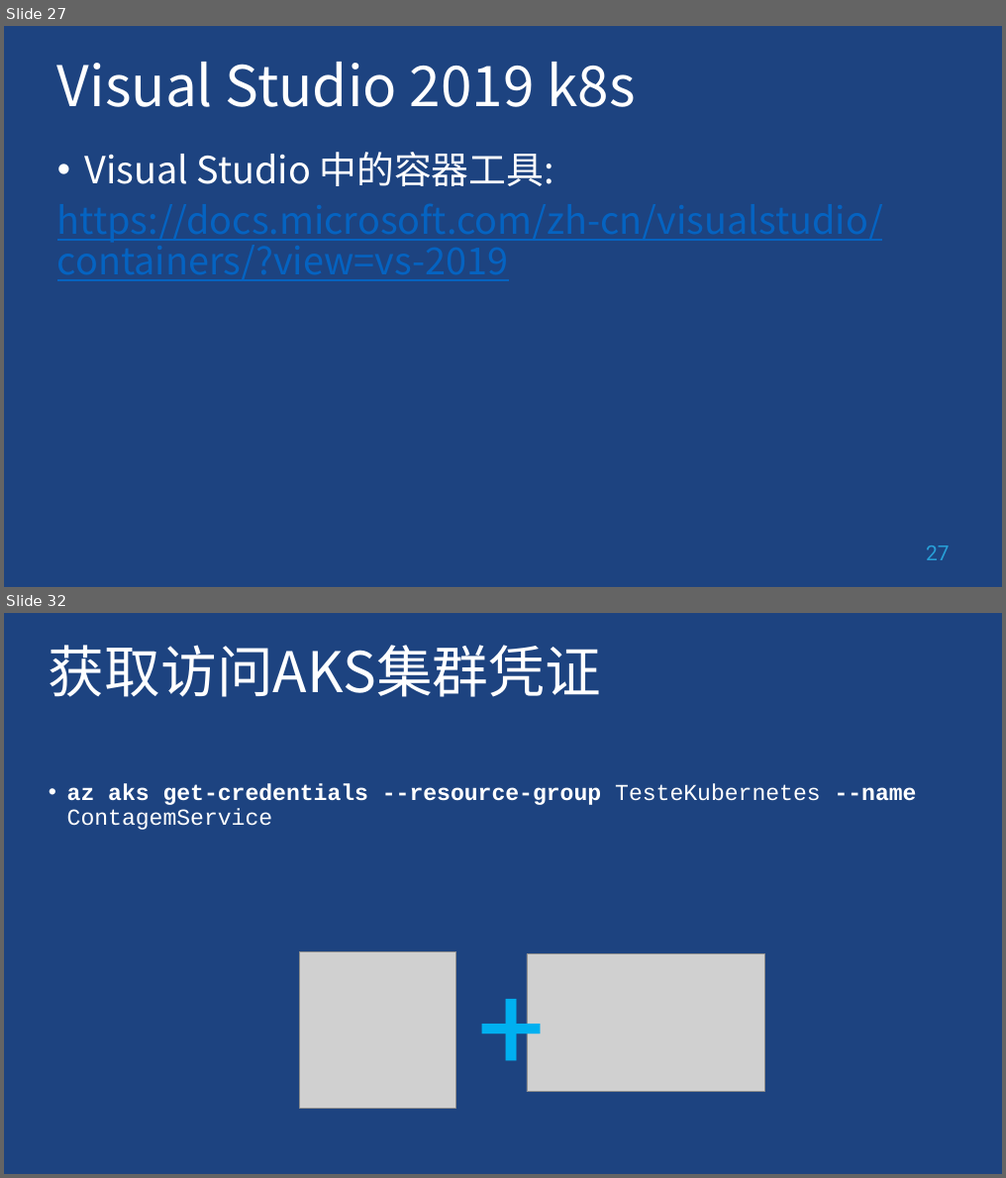
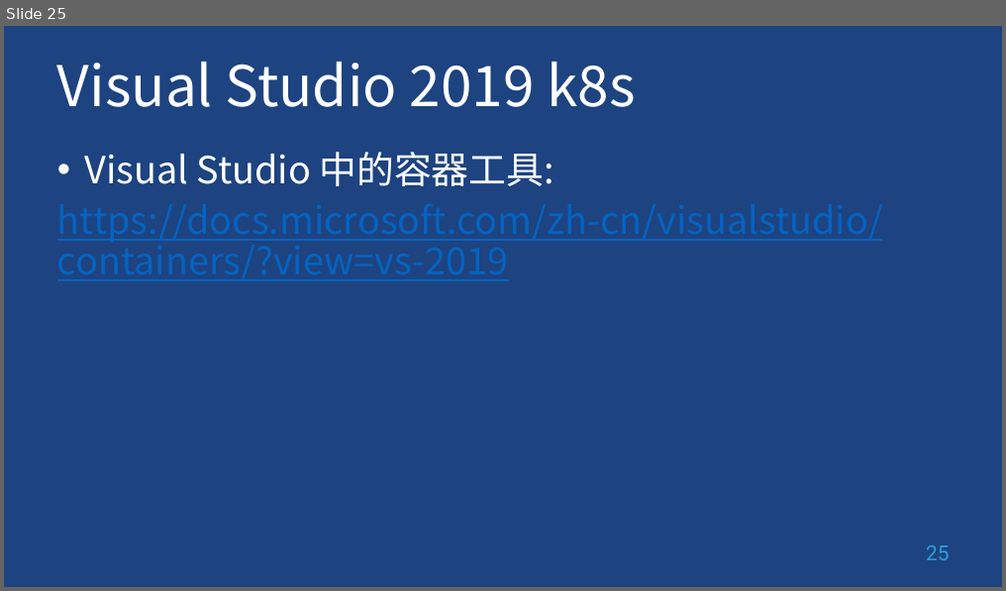
Before and after one commit to geffzhang/DockerStarted, a slide deck: 2019AzureBootcampASPNETCore.pptx. Shown one above the other, each under a label of ours: slides 27 and 32 before the commit, slide 25 after it; the slides between them are not shown. The pictures are 1006x1178 and 1006x591 pixels, drawn with LibreOffice and Linux fonts; fonts in the diff are those of the drawing; grey boxes stand for pictures; background and template pictures are left out. Boxes give left, top, right and bottom in pixels: in the first picture for what was removed or moved away, otherwise in the second. Text is boxed around its words. In the diff, an @@ line names an element or a change of style, - is before the commit and + after.

```diff
--- a/2019AzureBootcampASPNETCore.pptx
+++ b/2019AzureBootcampASPNETCore.pptx
@@ slide 32 removed at (x1=4, y1=613, x2=1002, y2=1174), background picture (left out) @@
@@ title removed at (x1=49, y1=645, x2=601, y2=697) @@
-获取访问AKS集群凭证
@@ text removed at (x1=67, y1=784, x2=917, y2=830) @@
-• az aks get-credentials --resource-group TesteKubernetes --name ContagemService
@@ picture removed at (x1=300, y1=953, x2=456, y2=1109) @@
@@ text removed at (x1=456, y1=947, x2=566, y2=1100) @@
-+
@@ picture removed at (x1=527, y1=955, x2=764, y2=1092) @@
@@ what was slide 27 is now slide 25 @@
@@ page number at (x1=926, y1=546, x2=949, y2=561): text changed @@
-27
+25
```
Also in this commit, not shown: 1 slide changed, 2 slides added, 22 other slides removed.
